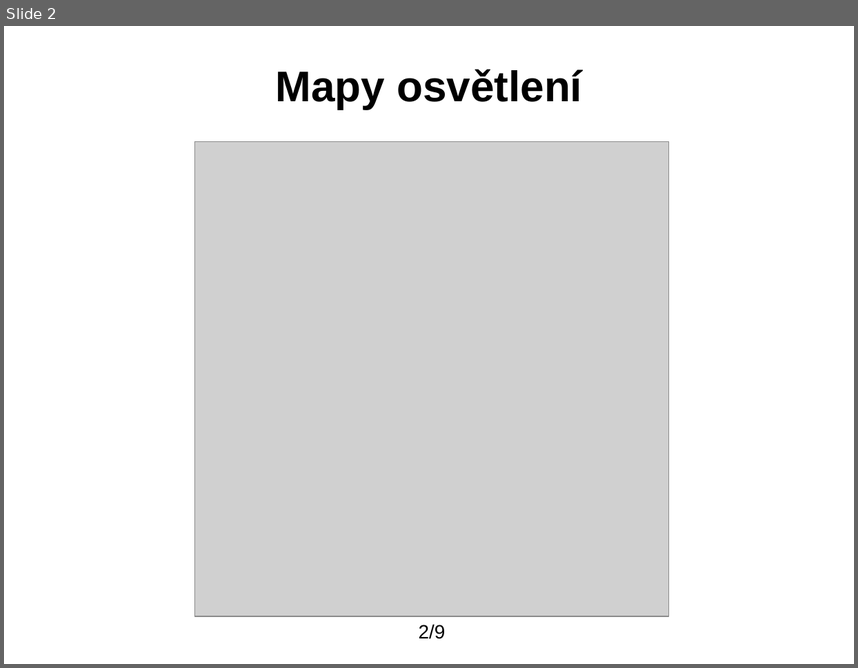
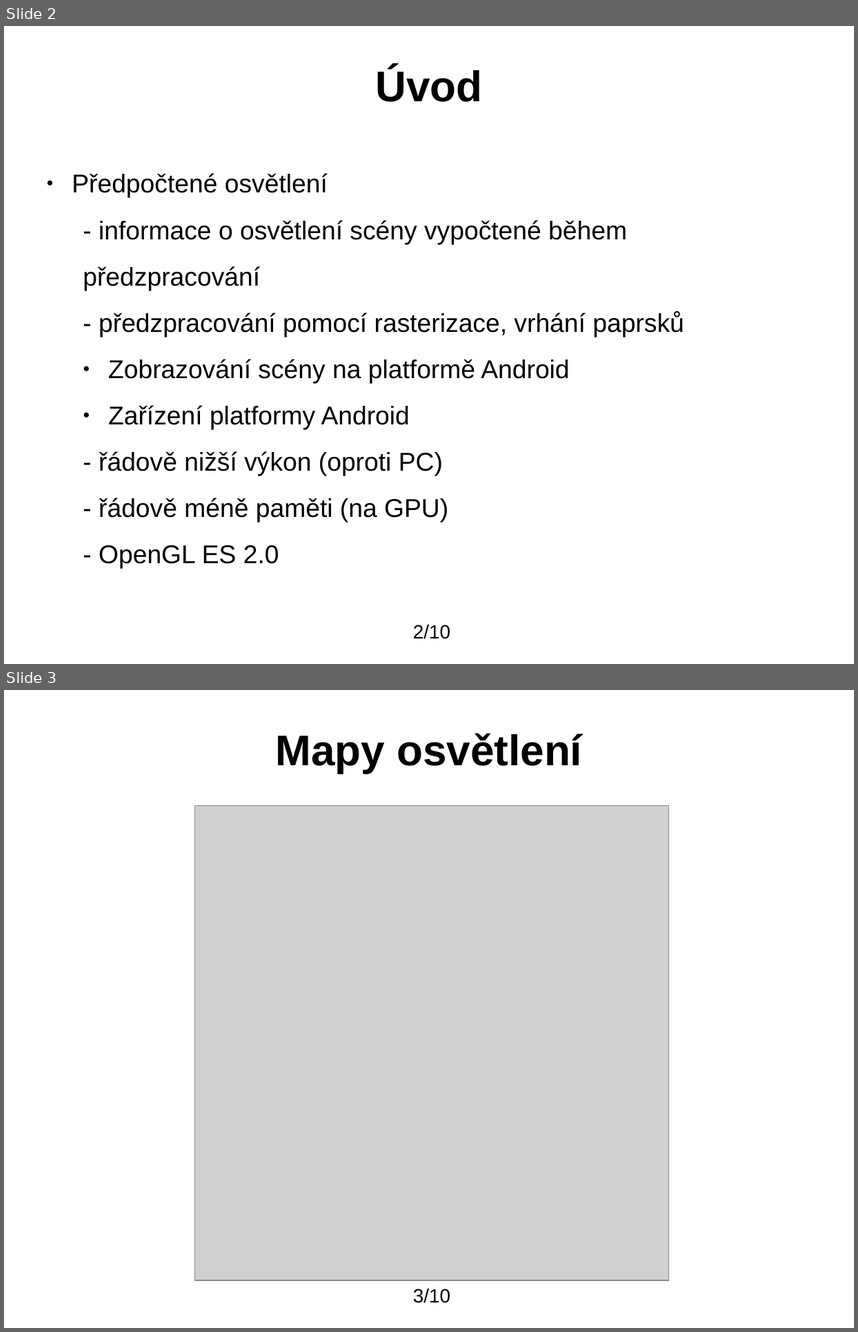
Before and after one commit to blankdeveloper/Open4speed, a slide deck: presentation-CZ/prezentace.odp. Shown one above the other, each under a label of ours: slide 2 before the commit, slides 2 and 3 after it. The pictures are 858x668 and 858x1332 pixels, drawn with LibreOffice and Linux fonts; fonts in the diff are those of the drawing; grey boxes stand for pictures; background and template pictures are left out. Boxes give left, top, right and bottom in pixels: in the first picture for what was removed or moved away, otherwise in the second. Text is boxed around its words. In the diff, an @@ line names an element or a change of style, - is before the commit and + after.

```diff
--- a/presentation-CZ/prezentace.odp
+++ b/presentation-CZ/prezentace.odp
@@ slide 2 added at box(4, 26, 854, 664), background picture (left out) @@
@@ title added at box(375, 67, 482, 102), 40 pt, text #000000, bold @@
+Úvod
@@ subtitle added at box(72, 173, 684, 568), 24 pt, text #000000 @@
+● Předpočtené osvětlení
+  - informace o osvětlení scény vypočtené během předzpracování
+  - předzpracování pomocí rasterizace, vrhání paprsků
+● Zobrazování scény na platformě Android
+● Zařízení platformy Android
+  - řádově nižší výkon (oproti PC)
+  - řádově méně paměti (na GPU)
+  - OpenGL ES 2.0
@@ page number added at box(413, 624, 450, 639), 18 pt, text #000000 @@
+2/10
@@ what was slide 2 is now slide 3 @@
@@ page number at box(413, 1288, 450, 1303): text changed @@
-2/9
+3/10
```
Also in this commit, not shown: 5 slides changed, 31 other files.
